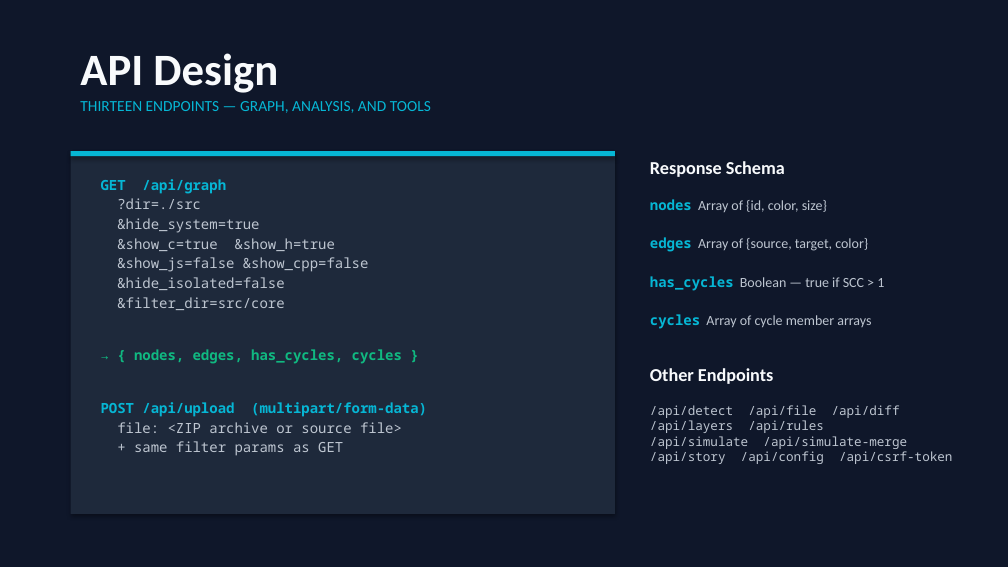
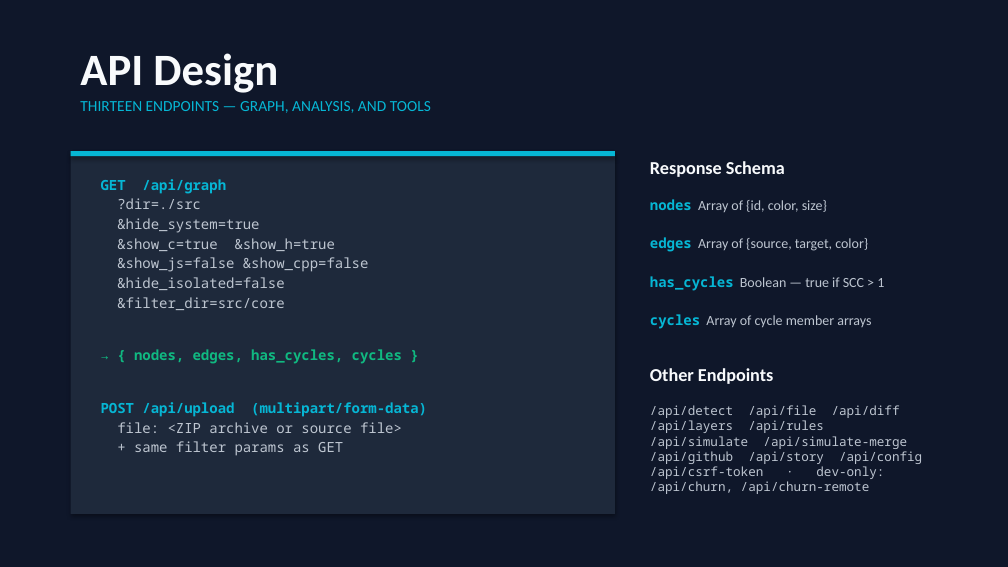
Before and after one commit to hstephan23/dep_graph, a slide deck: slide 10 of DepGraph.pptx. Drawn at 1008x567 pixels with LibreOffice and Linux fonts; fonts in the diff are those of the drawing. Boxes give left, top, right and bottom in pixels: in the first picture for what was removed or moved away, otherwise in the second. Text is boxed around its words. In the diff, an @@ line names an element or a change of style, - is before the commit and + after.

Commit message:
Hs/Update Powerpoint (#49)
* update pptx

```diff
--- a/DepGraph.pptx
+++ b/DepGraph.pptx
@@ text at (x1=650, y1=405, x2=922, y2=494): text changed @@
-/api/detect /api/file /api/diff /api/layers /api/rules /api/simulate /api/simulate-merge /api/story /api/config /api/csrf-token
+/api/detect /api/file /api/diff /api/layers /api/rules /api/simulate /api/simulate-merge /api/github /api/story /api/config /api/csrf-token · dev-only: /api/churn, /api/churn-remote
```
Also in this commit, not shown: 1 other slide changed.
